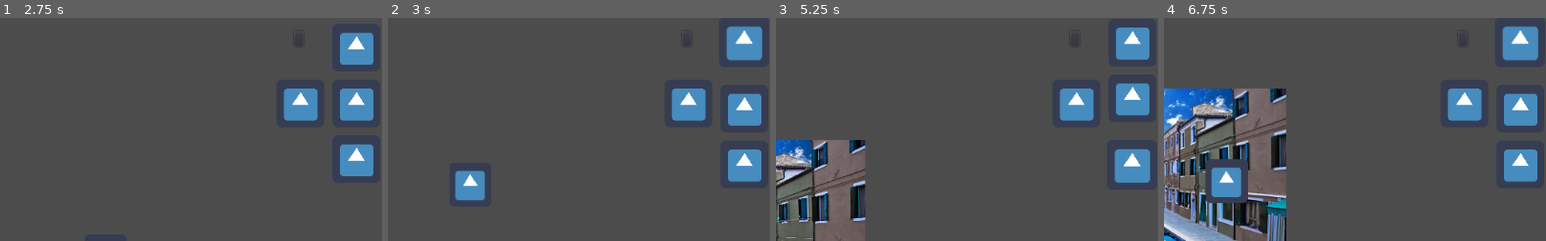
Above: before the commit, frames 1-4 (left to right).
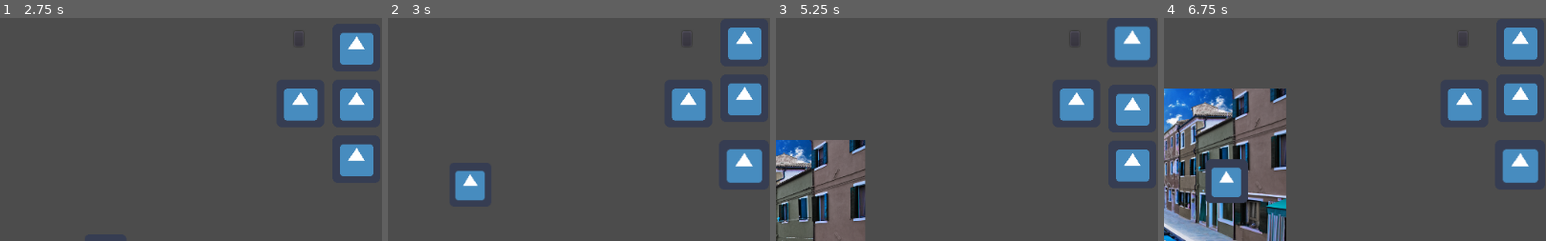
Above: after the commit, the same moments.

Repository: andrebariani/gmtk2022
Game: Godot game, scene res://src/Main.tscn
The game is run twice, just before and just after one commit, with the same random seed, the same clock (stepped at 60 frames per second) and the same inputs. The engine's default icon, where the game draws it, is replaced by a stand-in: a white triangle on a blue panel in a dark square.
Inputs (mouse positions are % of the whole screen's width and height, from its top left):
- Up to frame 1 (2.75 s): move the mouse to (72, 45) at 0.52 s; hold D (move_right) 0.53-1.28 s; tap Space (roll) at 0.6, 1.55, 2.1 s; move the mouse to (30, 55) at 1.27 s; hold S (move_down) 1.28-2.03 s; click (30, 55) at 1.35 s; move the mouse to (60, 28) at 2.02 s; hold D (move_right) from 2.03 s (still down)
- Up to frame 2 (3 s): move the mouse to (45, 70) at 2.77 s; release D (move_right) at 2.78 s; hold W (move_up) from 2.78 s (still down); tap Space (roll) at 2.85 s
- Up to frame 3 (5.25 s): move the mouse to (80, 65) at 3.52 s; release W (move_up) at 3.53 s; hold A (move_left) 3.53-5.03 s; click (80, 65) at 3.6 s; tap Space (roll) at 3.8, 4.35, 5.1 s; move the mouse to (20, 35) at 4.27 s; move the mouse to (55, 50) at 5.02 s; hold S (move_down) from 5.03 s (still down)
- Up to frame 4 (6.75 s): move the mouse to (35, 25) at 5.77 s; release S (move_down) at 5.78 s; hold D (move_right) 5.78-6.53 s; click (35, 25) at 5.85 s; tap Space (roll) at 6.05, 6.6 s; move the mouse to (72, 45) at 6.52 s; hold W (move_up) from 6.53 s (still down)
The pictures show only the part of the screen within x 41-91%, y 0-50%; the shares and areas given below are measured in that part.

Frame 1 is identical in both runs. In frame 2, 1.6% of the frame differs, in the area x 88-98%, y 3-74%; in frame 3, 1.6%; in frame 4, 1.6%.
Error after the commit: Invalid get index '6' (on base: 'Array'). (res://src/entities/player/DieFace.gd:45)

Commit message:
enemy colored attacks system

Diff:
--- a/src/entities/player/Player.gd
+++ b/src/entities/player/Player.gd
@@ -25,6 +25,7 @@
 onready var inputHelper = $Inputs
 onready var stateMachine = $StateMachine
 onready var dieFaces = $DieFaces
+onready var hitbox = $Hitbox
 onready var _sprite = $Sprite
 onready var _hurtbox = $Hurtbox
 onready var _state_debug = $CanvasLayer/Debug/State
@@ -42,6 +43,7 @@
 	charge = true
 }
 
+var current_enemy_type = Constants.MELEE
 var load_amount = 0
 
 
@@ -111,4 +113,14 @@
 
 
 func _on_Roll_rolled(direction):
+	if direction == Constants.LEFT:
+		dieFaces.roll_left()
+	elif direction == Constants.RIGHT:
+		dieFaces.roll_right()
+	elif direction == Constants.BEHIND:
+		dieFaces.roll_up()
+	else:
+		dieFaces.roll_down()
+
+	current_enemy_type = dieFaces.get_current_enemy_type()
 	emit_signal("rolled", direction)
--- a/src/entities/player/Player.tscn
+++ b/src/entities/player/Player.tscn
@@ -14,6 +14,9 @@
 [sub_resource type="RectangleShape2D" id=1]
 extents = Vector2( 58, 59 )
 
+[sub_resource type="RectangleShape2D" id=2]
+extents = Vector2( 67, 68 )
+
 [node name="Player" type="KinematicBody2D"]
 script = ExtResource( 2 )
 WALK_SPEED = 40000
@@ -26,6 +29,9 @@
 
 [node name="Hurtbox" type="CollisionShape2D" parent="."]
 shape = SubResource( 1 )
+__meta__ = {
+"_edit_lock_": true
+}
 
 [node name="Inputs" type="Node" parent="."]
 script = ExtResource( 7 )
@@ -74,4 +80,14 @@
 "_edit_use_anchors_": false
 }
 
+[node name="Hitbox" type="Area2D" parent="."]
+collision_layer = 18
+collision_mask = 32
+monitoring = false
+monitorable = false
+
+[node name="CollisionShape2D" type="CollisionShape2D" parent="Hitbox"]
+shape = SubResource( 2 )
+
 [connection signal="rolled" from="StateMachine/Roll" to="." method="_on_Roll_rolled"]
+[connection signal="area_entered" from="Hitbox" to="StateMachine/Charge" method="_on_Hitbox_area_entered"]
--- a/src/entities/player/states/Charge.gd
+++ b/src/entities/player/states/Charge.gd
@@ -12,6 +12,7 @@
 	look_vector = (e.get_global_mouse_position() - e.global_position).normalized()
 	e.current_speed = e.charge_speed
 	e.has_dir_control = false
+	e.hitbox.monitoring = true
 	starting_load = e.load_amount
 
 
@@ -31,4 +32,13 @@
 func before_end(_next_state: String):
 	e.current_speed = e.walk_speed
 	e.has_dir_control = true
+	e.hitbox.monitoring = false
 	e.take_knockback(look_vector * 1500)
+
+
+func _on_Hitbox_area_entered(area):
+	if area.has_method("take_damage"):
+		area.take_damage(e.current_enemy_type)
+
+	if area.has_method("take_knockback"):
+		area.take_knockback(look_vector * e.current_speed)
--- a/src/entities/player/states/Roll.gd
+++ b/src/entities/player/states/Roll.gd
@@ -16,16 +16,12 @@
 
 	orientation = e.ori
 	if orientation.x < 0:
-		e.dieFaces.roll_left()
 		emit_signal("rolled", Constants.LEFT)
 	elif orientation.x > 0:
-		e.dieFaces.roll_right()
 		emit_signal("rolled", Constants.RIGHT)
 	elif orientation.y < 0:
-		e.dieFaces.roll_up()
 		emit_signal("rolled", Constants.FRONT)
 	else:
-		e.dieFaces.roll_down()
 		emit_signal("rolled", Constants.BEHIND)
 
 
Not shown: 1 places in src/entities/player/Player.tscn that only renumber resources
